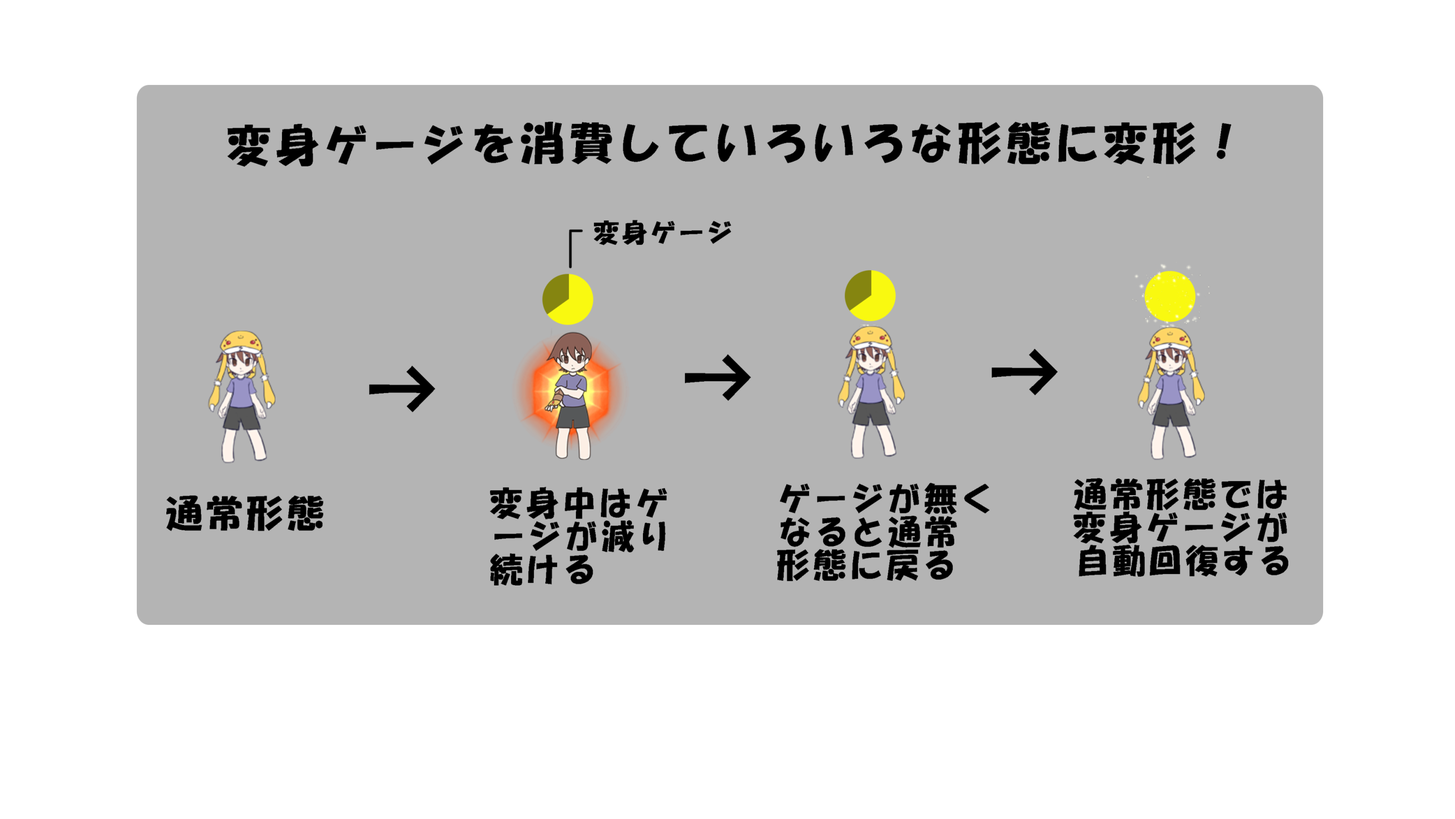
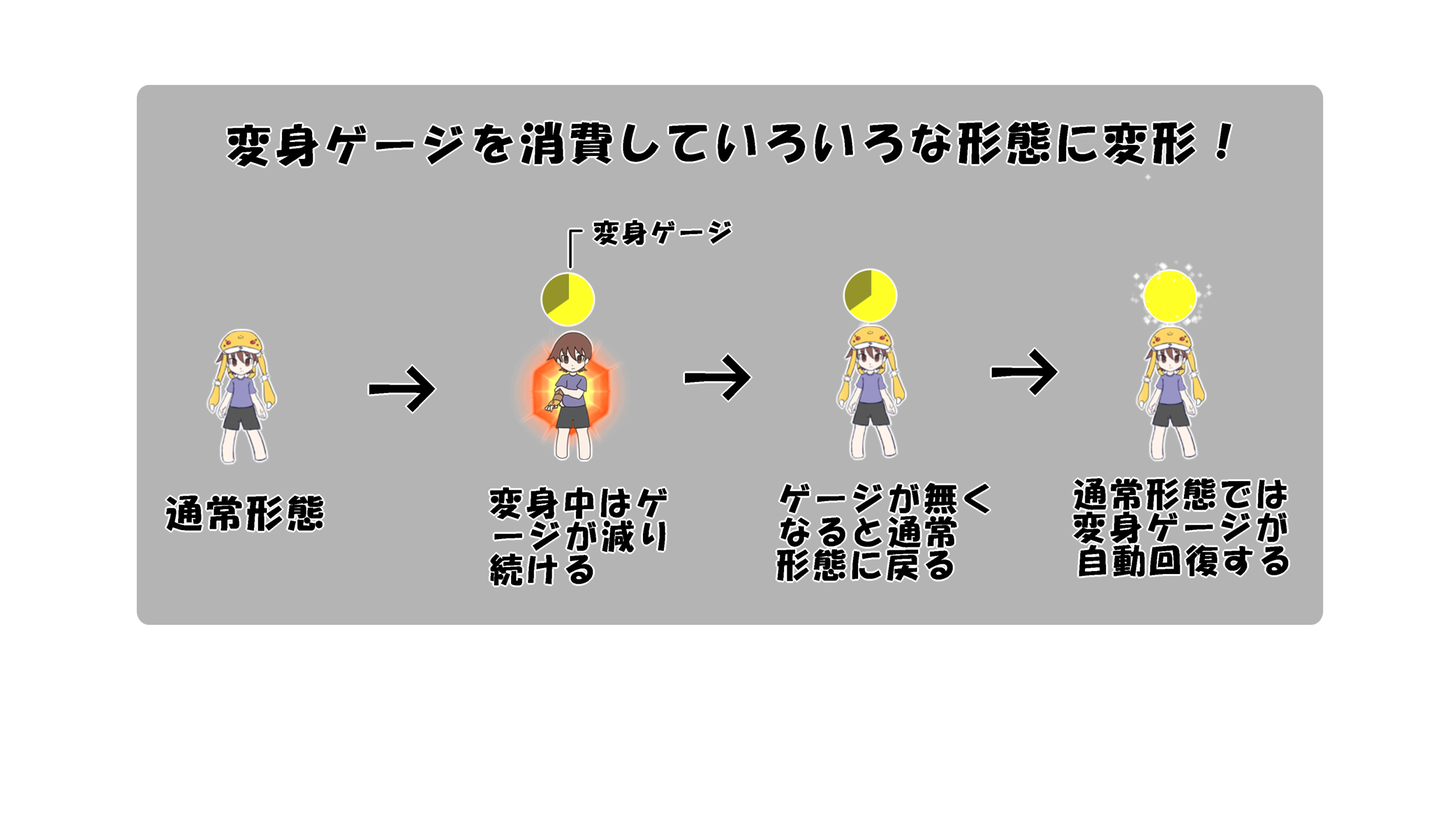
Comparing the layer stacks of the two (1455, 819) images. Changes:
painted on (unnamed layer) (1st of 2) over [164, 119, 1291, 588]
